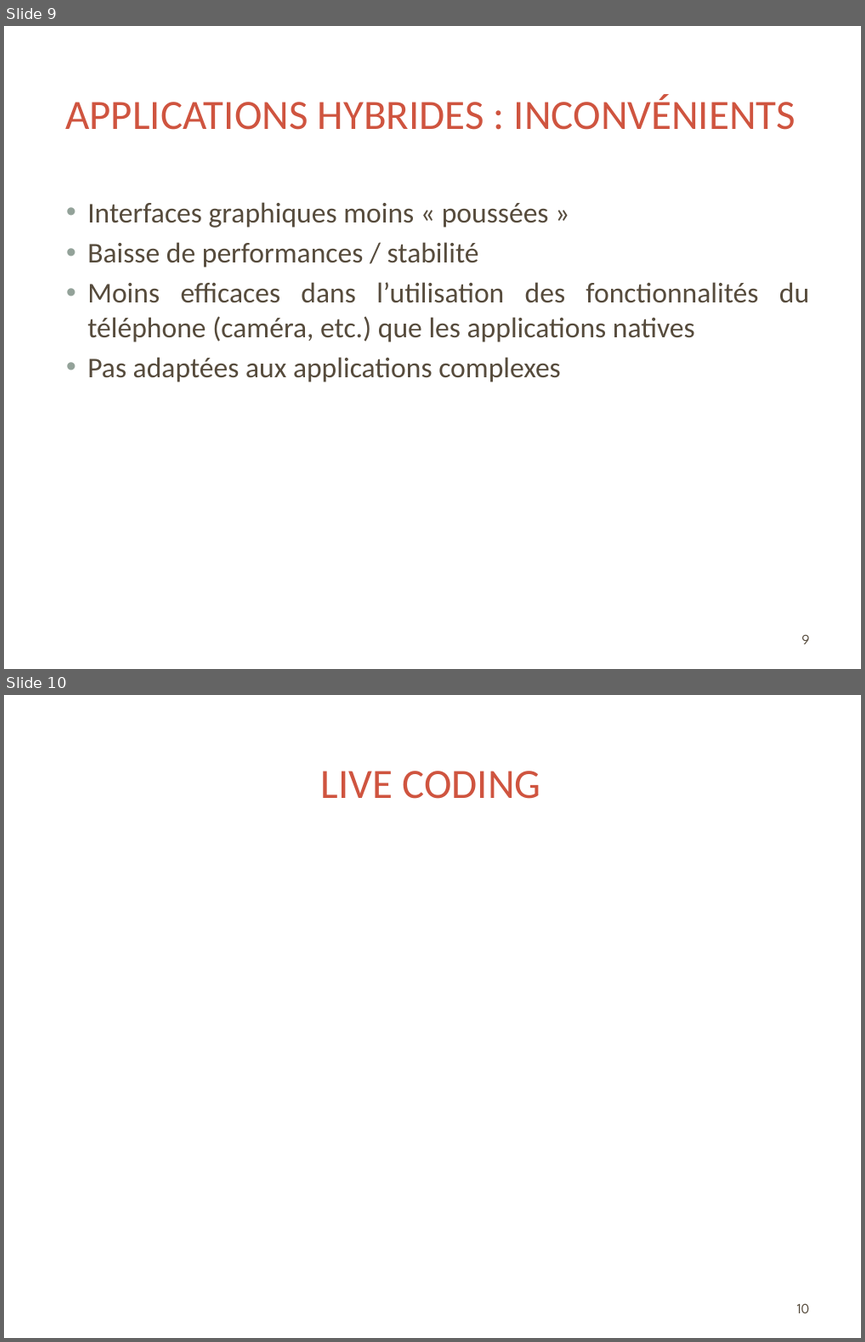
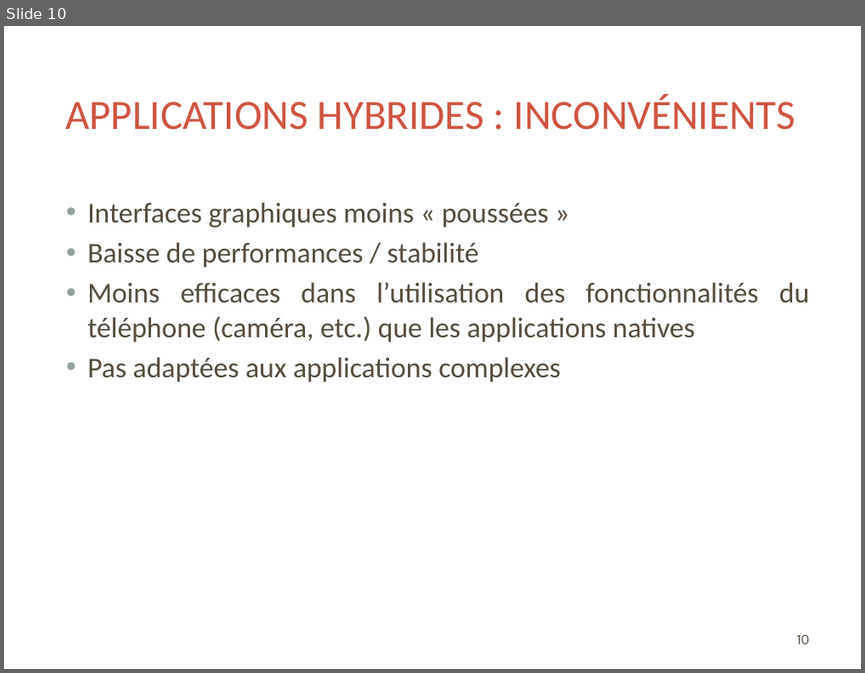
Before and after one commit to rikoste/ionicApp, a slide deck: presentation.pptx. Shown one above the other, each under a label of ours: slides 9 and 10 before the commit, slide 10 after it. The pictures are 865x1342 and 865x673 pixels, drawn with LibreOffice and Linux fonts; fonts in the diff are those of the drawing; background and template pictures are left out. Boxes give left, top, right and bottom in pixels: in the first picture for what was removed or moved away, otherwise in the second. Text is boxed around its words. In the diff, an @@ line names an element or a change of style, - is before the commit and + after.

```diff
--- a/presentation.pptx
+++ b/presentation.pptx
@@ slide 10 removed at (x1=4, y1=695, x2=861, y2=1338), background picture (left out); not listed: 3 template elements that a slide beside it also shows @@
@@ title removed at (x1=321, y1=771, x2=540, y2=799) @@
-LIVE CODING
@@ page number removed at (x1=797, y1=1304, x2=810, y2=1313) @@
-10
@@ what was slide 9 is now slide 10 @@
@@ page number at (x1=797, y1=635, x2=810, y2=644): text changed @@
-9
+10
```
Also in this commit, not shown: 2 slides added.
